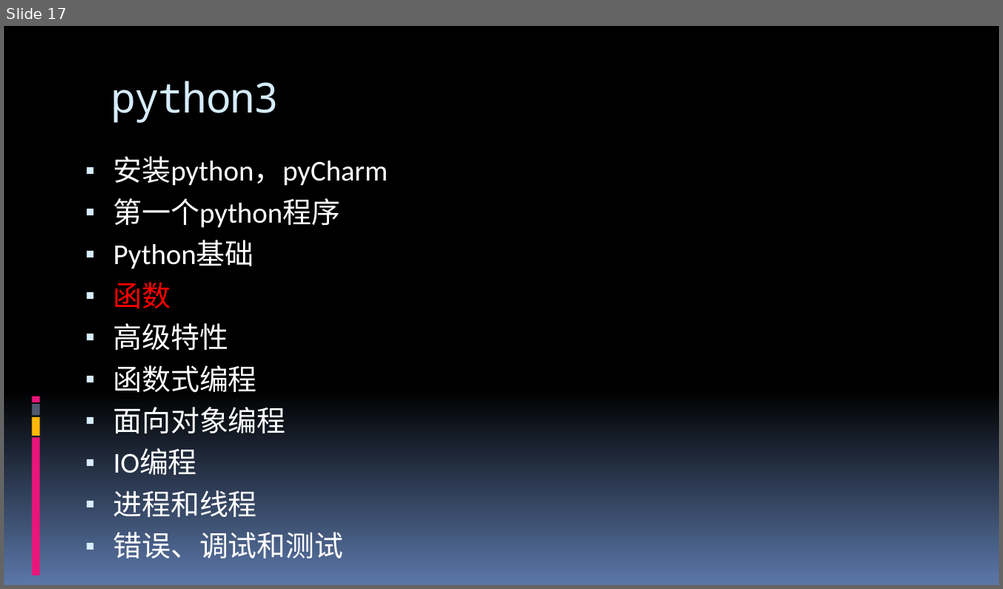
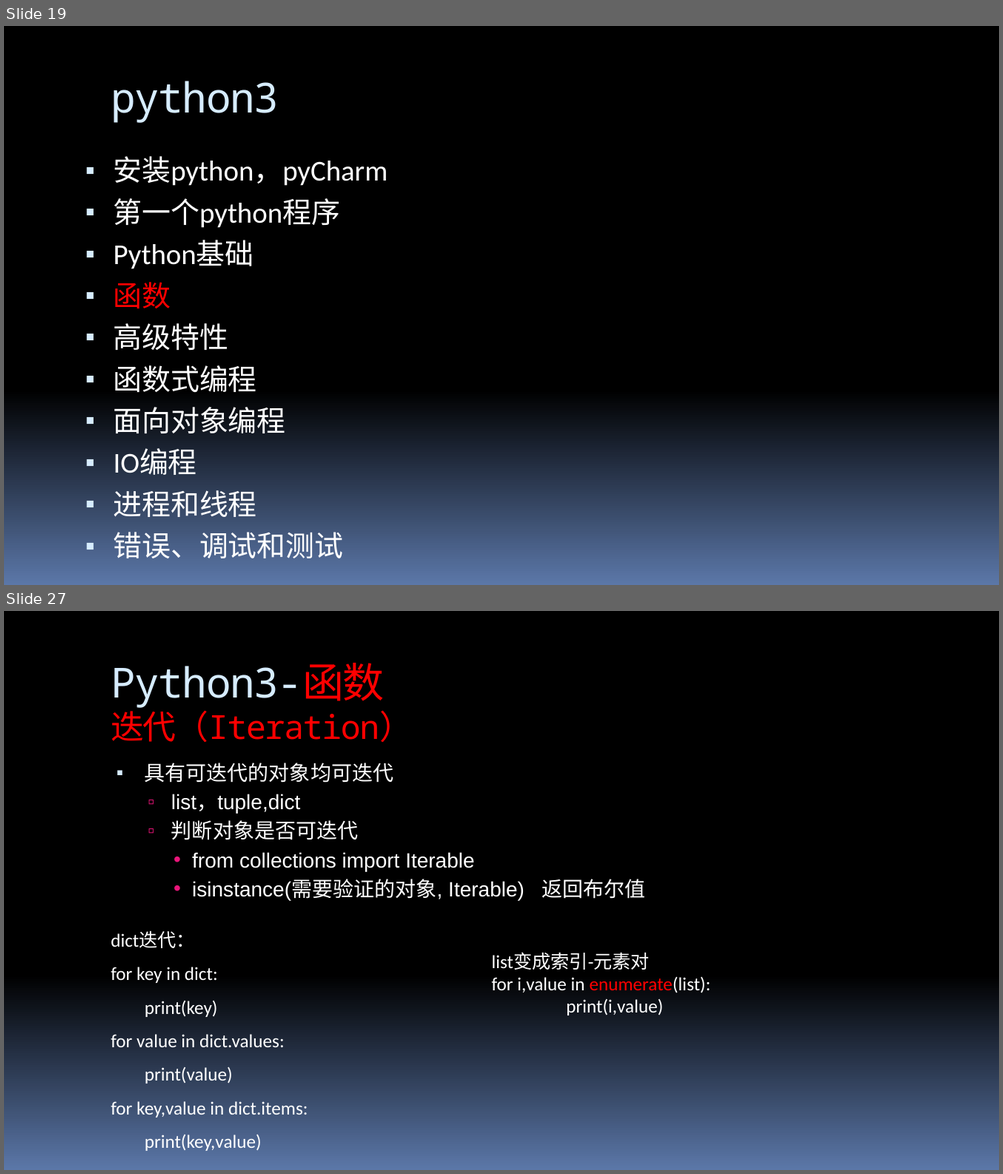
Before and after one commit to 260936767/UpdateServer, a slide deck: flexx_study/report for python&flexx.pptx. Shown one above the other, each under a label of ours: slide 17 before the commit, slides 19 and 27 after it; the slides between them are not shown. The pictures are 1003x589 and 1003x1174 pixels, drawn with LibreOffice and Linux fonts; fonts in the diff are those of the drawing. Boxes give left, top, right and bottom in pixels: in the first picture for what was removed or moved away, otherwise in the second. Text is boxed around its words. In the diff, an @@ line names an element or a change of style, - is before the commit and + after.

```diff
--- a/flexx_study/report for python&flexx.pptx
+++ b/flexx_study/report for python&flexx.pptx
@@ slide 27 added at (4,611,999,1170), background gradient #000000 to #5B77A8; not listed: 4 template elements that a slide beside it also shows @@
@@ title added at (111,663,412,742), 32 pt, text #FF0000 @@
+Python3-函数
+迭代（Iteration）
@@ text added at (145,763,646,900), 20 pt, text #FFFFFF @@
+▪ 具有可迭代的对象均可迭代
+  ▫ list，tuple,dict
+  ▫ 判断对象是否可迭代
+    • from collections import Iterable
+    • isinstance(需要验证的对象, Iterable) 返回布尔值
@@ text added at (111,931,308,1151), 18 pt, text #FFFFFF @@
+dict迭代：
+for key in dict:
+print(key)
+for value in dict.values:
+print(value)
+for key,value in dict.items:
+print(key,value)
@@ text added at (492,953,711,1016), 18 pt, text #FFFFFF @@
+list变成索引-元素对
+for i,value in enumerate(list):
+print(i,value)
@@ what was slide 17 is now slide 19 @@
@@ slide 19 changed as well @@
@@ rectangle removed at (31,397,40,403) @@
@@ rectangle removed at (31,417,40,437) @@
@@ rectangle removed at (31,404,40,415) @@
@@ rectangle removed at (31,438,40,576) @@
```
Also in this commit, not shown: 54 other slides changed, 12 other slides added, 3 slides removed, 1 other file.
